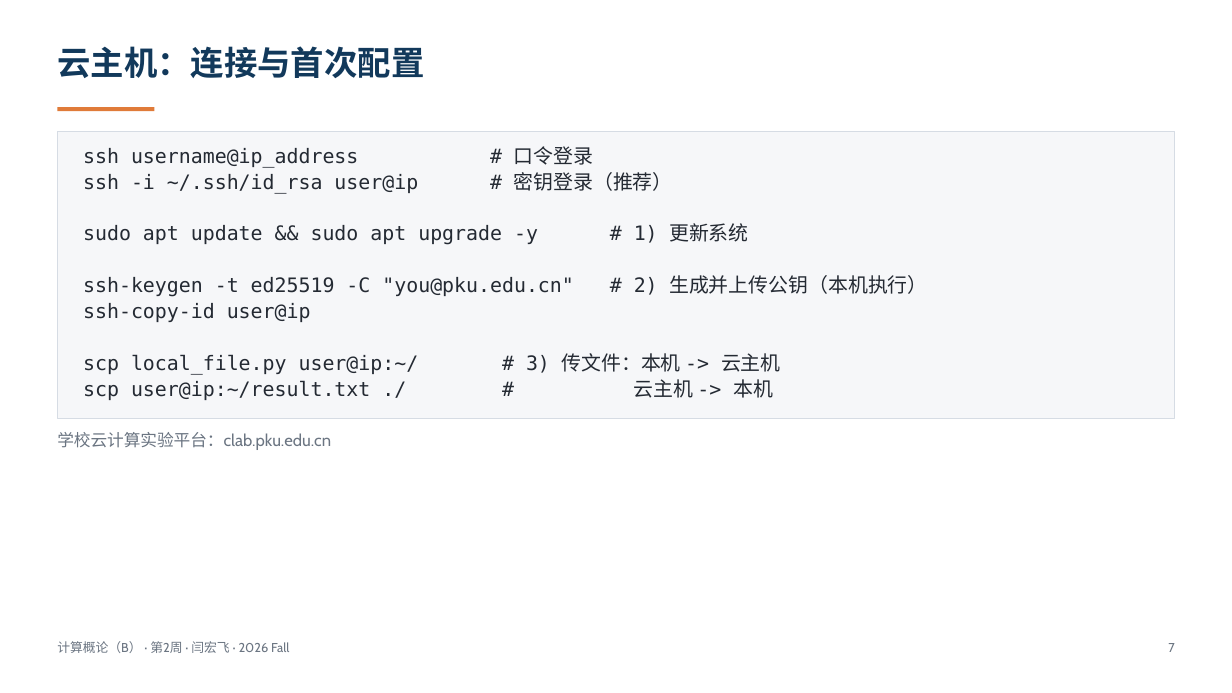
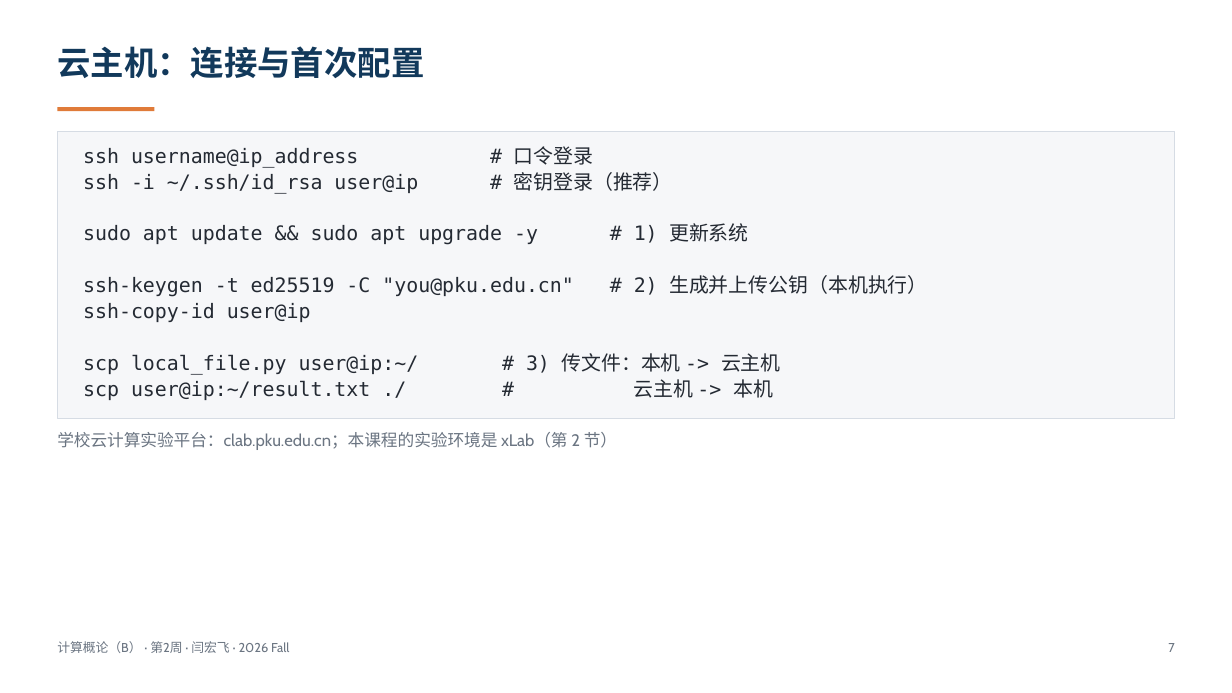
Before and after one commit to GMyhf/2026fall-cs201, a slide deck: slide 7 of courseware/202609_ADS_W02_VM_Shell_DevEnv.pptx. Drawn at 1232x693 pixels with LibreOffice and Linux fonts; fonts in the diff are those of the drawing. Boxes give left, top, right and bottom in pixels: in the first picture for what was removed or moved away, otherwise in the second. Text is boxed around its words. In the diff, an @@ line names an element or a change of style, - is before the commit and + after.

```diff
--- a/courseware/202609_ADS_W02_VM_Shell_DevEnv.pptx
+++ b/courseware/202609_ADS_W02_VM_Shell_DevEnv.pptx
@@ text at box(57, 432, 617, 450): text changed @@
-学校云计算实验平台：clab.pku.edu.cn
+学校云计算实验平台：clab.pku.edu.cn；本课程的实验环境是 xLab（第 2 节）
```
Also in this commit, not shown: 20 other slides changed, 18 slides added, 1 slide removed.
